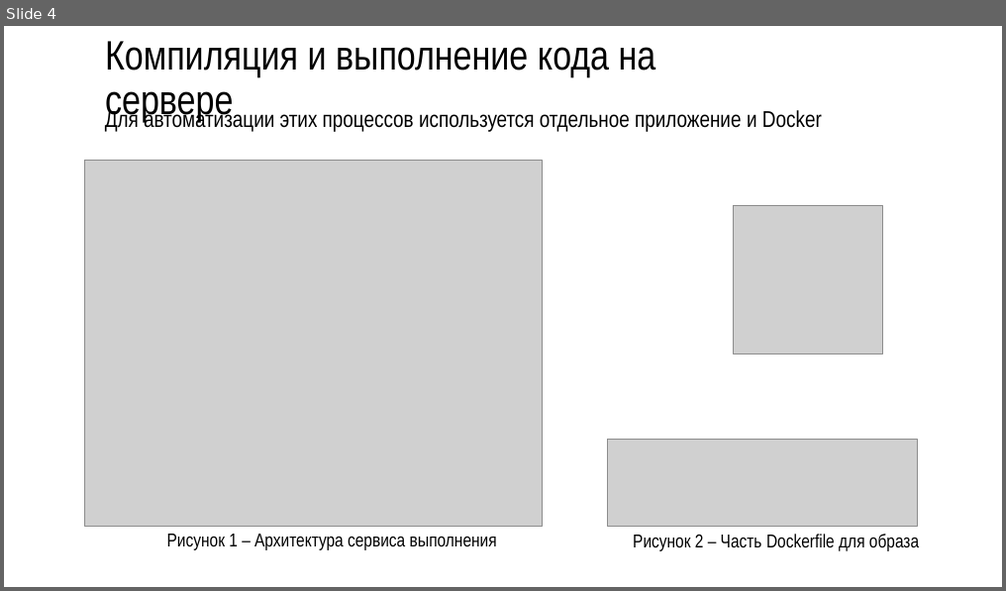
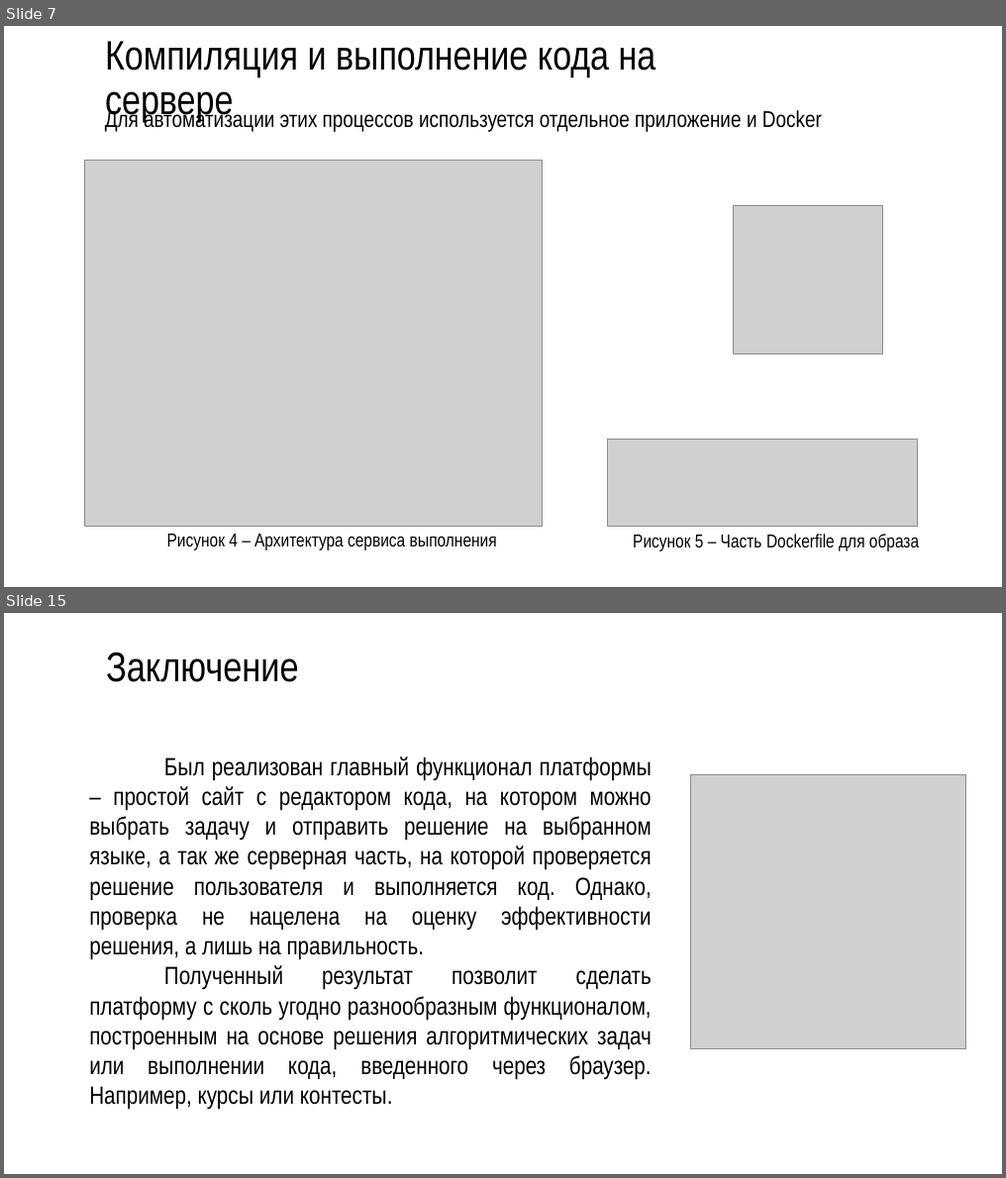
Before and after one commit to R3nnyWeb/codest-open, a slide deck: Презентация Microsoft PowerPoint.pptx. Shown one above the other, each under a label of ours: slide 4 before the commit, slides 7 and 15 after it; the slides between them are not shown. The pictures are 1006x591 and 1006x1178 pixels, drawn with LibreOffice and Linux fonts; fonts in the diff are those of the drawing; grey boxes stand for pictures; background and template pictures are left out. Boxes give left, top, right and bottom in pixels: in the first picture for what was removed or moved away, otherwise in the second. Text is boxed around its words. In the diff, an @@ line names an element or a change of style, - is before the commit and + after.

```diff
--- a/Презентация Microsoft PowerPoint.pptx
+++ b/Презентация Microsoft PowerPoint.pptx
@@ slide 15 added at [4,613,1002,1174], background picture (left out) @@
@@ title added at [106,652,299,682], 40 pt, text #000000 @@
+Заключение
@@ text added at [89,757,651,1110], 24 pt, text #000000 @@
+Был реализован главный функционал платформы – простой сайт с редактором кода, на котором можно выбрать задачу и отправить решение на выбранном языке, а так же серверная часть, на которой проверяется решение пользователя и выполняется код. Однако, проверка не нацелена на оценку эффективности решения, а лишь на правильность.
+Полученный результат позволит сделать платформу с сколь угодно разнообразным функционалом, построенным на основе решения алгоритмических задач или выполнении кода, введенного через браузер. Например, курсы или контесты.
@@ picture added at [691,774,966,1050] @@
@@ what was slide 4 is now slide 7 @@
@@ slide 7 changed as well @@
@@ text at [167,534,497,551]: text changed @@
-Рисунок 1 – Архитектура сервиса выполнения
+Рисунок 4 – Архитектура сервиса выполнения
@@ text at [633,534,919,552]: text changed @@
-Рисунок 2 – Часть Dockerfile для образа
+Рисунок 5 – Часть Dockerfile для образа
```
Also in this commit, not shown: 4 other slides changed, 9 other slides added, 1 slide removed, 1 other file.
